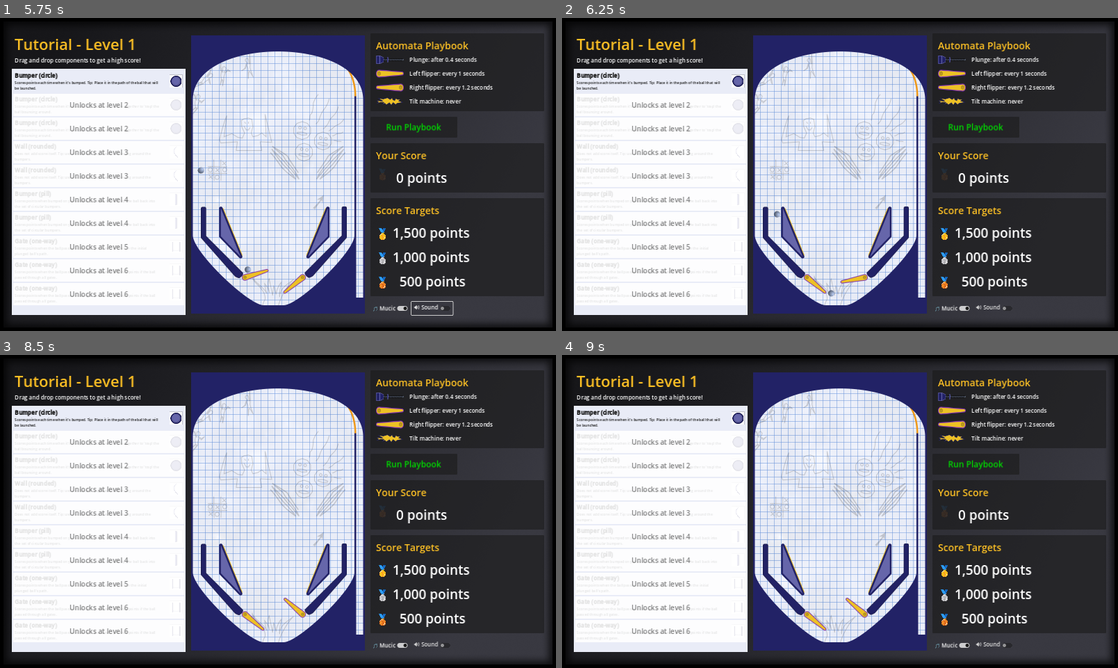
Above: before the commit, frames 1-4 (two rows, left to right).
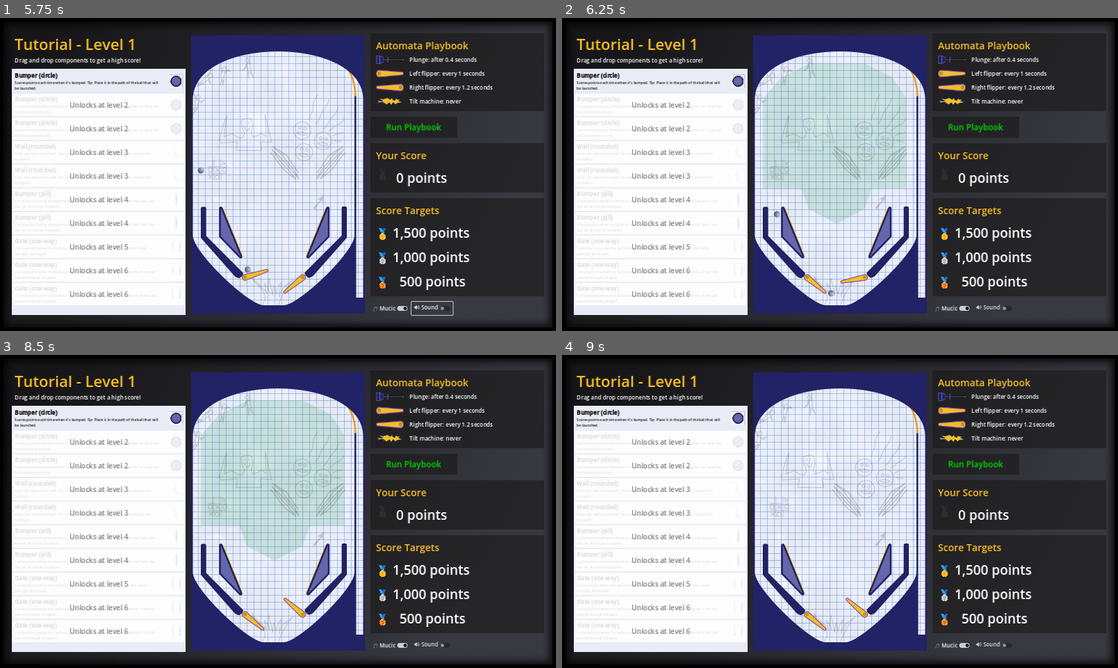
Above: after the commit, the same moments.

Repository: pincrediball/pincrediball
Game: Godot game, scene res://main.tscn
The game is run twice, just before and just after one commit, with the same random seed, the same clock (stepped at 60 frames per second) and the same inputs.
Inputs (mouse positions are in pixels of both pictures, inside the frame that each line leads up to):
- Up to frame 1 (5.75 s): click "Run Playbook" at 0.5 s; click "🎵 Mucic" at 1.25 s; click "Run Playbook" at 2 s; click "🎵 Mucic" at 2.75 s; click "Run Playbook" at 3.5 s; click "🎵 Mucic" at 4.25 s; click "🔊 Sound" at 5 s
- Up to frame 2 (6.25 s): drag from (840, 174) to (834, 312) at 5.77 s
- Up to frame 3 (8.5 s): drag from (166, 527) to (272, 649) at 6.52 s; move the mouse to (333, 442) at 7.27 s; click (333, 442) at 7.42 s; drag from (250, 574) to (350, 417) at 8.02 s
- Up to frame 4 (9 s): move the mouse to (1006, 558) at 8.77 s; click (1006, 558) at 8.92 s

Frame 1 is identical in both runs. In frame 2, 9.8% of the frame differs, in the area x 36-62%, y 14-66%; in frame 3, 10%; in frame 4, nothing differs.

Commit message:
Drag and drop of physics bodies

Diff:
--- a/src/game.tscn
+++ b/src/game.tscn
@@ -17,12 +17,14 @@
 font_color = Color(0.984314, 0.74902, 0.141176, 1)
 
 [node name="Game" type="Control"]
+process_mode = 3
 layout_mode = 3
 anchors_preset = 15
 anchor_right = 1.0
 anchor_bottom = 1.0
 grow_horizontal = 2
 grow_vertical = 2
+mouse_filter = 1
 script = ExtResource("1_hdvhs")
 metadata/_edit_horizontal_guides_ = []
 metadata/_edit_vertical_guides_ = [550.0, 1050.0]
@@ -137,7 +139,6 @@
 layout_mode = 2
 text = "🔊 Sound"
 
-[connection signal="gui_input" from="." to="." method="_on_gui_input"]
 [connection signal="button_up" from="RightSide/GridContainer/RunPlaybookButton" to="." method="_on_run_playbook_button_button_up"]
 [connection signal="toggled" from="RightSide/HBoxContainer/MusicCheckButton" to="." method="_on_music_check_button_toggled"]
 [connection signal="toggled" from="RightSide/HBoxContainer/SoundCheckButton" to="." method="_on_sound_check_button_toggled"]
--- a/src/game/game_store.gd
+++ b/src/game/game_store.gd
@@ -1,6 +1,9 @@
 extends Node
 
 @export var drag_data: Dictionary
+
+@export var is_dragging: bool:
+	get: return drag_data.size() > 0
 
 @export var currentLevel: int = 1:
 	get:
--- a/src/game/tutorial/bumper_circle.gd
+++ b/src/game/tutorial/bumper_circle.gd
@@ -1,4 +1,6 @@
 extends StaticBody2D
+
+signal move_by_player_ended(node: Node2D)
 
 const BASE_SCORE = 25
 const sounds = [
@@ -15,3 +17,22 @@
 	var impulse = direction * 1000
 	ball.apply_impulse(impulse)
 	Scoring.add_score(BASE_SCORE)
+
+var selected := false
+var previous_position: Vector2
+
+func _physics_process(delta):
+	if selected:
+		global_position = lerp(global_position, get_global_mouse_position(), delta * 25)
+
+func _on_input_event(viewport: Node, event: InputEvent, shape_idx: int):
+	if event is InputEventMouseButton and event.button_index == MOUSE_BUTTON_LEFT:
+		if selected and not event.is_pressed():
+			selected = false
+			move_by_player_ended.emit(self)
+		if not selected and event.is_pressed():
+			selected = true
+			previous_position = global_position
+
+func move_to_last_known_position():
+	global_position = previous_position
--- a/src/game/tutorial/bumper_circle.tscn
+++ b/src/game/tutorial/bumper_circle.tscn
@@ -8,6 +8,8 @@
 radius = 19.0
 
 [node name="BumperCircle" type="StaticBody2D"]
+process_mode = 3
+input_pickable = true
 physics_material_override = ExtResource("1_7mnp0")
 script = ExtResource("1_cjumq")
 
@@ -19,3 +21,5 @@
 
 [node name="AudioStreamPlayer" type="AudioStreamPlayer" parent="."]
 bus = &"PinballSFX"
+
+[connection signal="input_event" from="." to="." method="_on_input_event"]
--- a/src/game/tutorial/machine.gd
+++ b/src/game/tutorial/machine.gd
@@ -48,6 +48,9 @@
 	ball.linear_velocity = ballPlungeVelocity
 	%MachineNode2D.add_child(ball)
 
+func is_in_allowed_area(at_position: Vector2):
+	return Geometry2D.is_point_in_polygon(at_position, %DropZonePolygon2D.polygon)
+
 func _on_drain_gutter_area_2d_body_entered(body):
 	if body.is_in_group("isBall"):
 		$AudioStreamPlayer.stream = soundsDrain[randi() % len(soundsDrain)]
@@ -64,21 +67,33 @@
 		ball.set_collision_mask_value(2, true)
 
 func _can_drop_data(at_position, data):
-	var is_in_allowed_area = Geometry2D.is_point_in_polygon(at_position, %DropZonePolygon2D.polygon)
-	return data.is_toolbox_item && is_in_allowed_area
+	return data.is_toolbox_item && is_in_allowed_area(at_position)
 
 func _drop_data(at_position, data):
 	var component = component_scenes[data.component_id].instantiate() as Node2D
 	component.position = at_position
-	%MachineNode2D.add_child(component)
+	component.move_by_player_ended.connect(on_move_by_player_ended)
+	%PlayerComponents.add_child(component)
 	%DropZonePolygon2D.visible = false
 	GameStore.clearDragData()
 
-func _on_mouse_entered():
-	if GameStore.drag_data.has("is_toolbox_item"):
-		%DropZonePolygon2D.visible = true
+func set_drop_zone_glow_enabled(is_enabled: bool):
+	%DropZonePolygon2D.visible = is_enabled
+	if is_enabled:
 		%DropZonePolygon2D/AnimationPlayer.seek(0)
 		%DropZonePolygon2D/AnimationPlayer.play("drop_zone_glow")
 
+func _on_mouse_entered():
+	if GameStore.is_dragging:
+		set_drop_zone_glow_enabled(true)
+
 func _on_mouse_exited():
-	%DropZonePolygon2D.visible = false
+	set_drop_zone_glow_enabled(false)
+
+func _on_gui_input(event):
+	if event is InputEventMouseButton and event.button_index == MOUSE_BUTTON_LEFT:
+		set_drop_zone_glow_enabled(event.is_pressed())
+
+func on_move_by_player_ended(node: Node2D):
+	if not is_in_allowed_area(node.position):
+		node.move_to_last_known_position()
--- a/src/game/tutorial/machine.tscn
+++ b/src/game/tutorial/machine.tscn
@@ -49,125 +49,134 @@
 
 [node name="SubViewport" type="SubViewport" parent="."]
 handle_input_locally = false
+physics_object_picking = true
 size = Vector2i(500, 800)
 render_target_update_mode = 4
 
 [node name="MachineNode2D" type="Node2D" parent="SubViewport"]
 unique_name_in_owner = true
 
-[node name="ColorRect" type="ColorRect" parent="SubViewport/MachineNode2D"]
+[node name="GameComponents" type="Node2D" parent="SubViewport/MachineNode2D"]
+process_mode = 1
+
+[node name="ColorRect" type="ColorRect" parent="SubViewport/MachineNode2D/GameComponents"]
 offset_right = 500.0
 offset_bottom = 800.0
 
-[node name="TextureRect" type="TextureRect" parent="SubViewport/MachineNode2D"]
+[node name="TextureRect" type="TextureRect" parent="SubViewport/MachineNode2D/GameComponents"]
 offset_right = 500.0
 offset_bottom = 800.0
 texture = ExtResource("2_jtvk6")
 stretch_mode = 1
 
-[node name="Sprite2D2" type="Sprite2D" parent="SubViewport/MachineNode2D"]
+[node name="Sprite2D2" type="Sprite2D" parent="SubViewport/MachineNode2D/GameComponents"]
 modulate = Color(1, 1, 1, 0.294118)
 scale = Vector2(0.5, 0.5)
 texture = ExtResource("3_0e6op")
 centered = false
 
-[node name="Sprite2D" type="Sprite2D" parent="SubViewport/MachineNode2D"]
+[node name="Sprite2D" type="Sprite2D" parent="SubViewport/MachineNode2D/GameComponents"]
 texture = ExtResource("4_5dxhy")
 centered = false
 
-[node name="Box" type="StaticBody2D" parent="SubViewport/MachineNode2D" groups=["isWall"]]
+[node name="Box" type="StaticBody2D" parent="SubViewport/MachineNode2D/GameComponents" groups=["isWall"]]
 z_index = 50
 physics_material_override = SubResource("PhysicsMaterial_bg44k")
 
-[node name="Sprite2D_Box" type="Sprite2D" parent="SubViewport/MachineNode2D/Box"]
+[node name="Sprite2D_Box" type="Sprite2D" parent="SubViewport/MachineNode2D/GameComponents/Box"]
 texture = ExtResource("5_addj0")
 centered = false
 
-[node name="Collisions_Top" type="CollisionPolygon2D" parent="SubViewport/MachineNode2D/Box"]
+[node name="Collisions_Top" type="CollisionPolygon2D" parent="SubViewport/MachineNode2D/GameComponents/Box"]
 position = Vector2(250, 400)
 polygon = PackedVector2Array(-245, -219, -243, -240, -235, -260, -221, -280, -200, -300, -169, -319, -150, -328, -130,  …(298 unchanged characters)…
 
-[node name="Collisions_Bottom" type="CollisionPolygon2D" parent="SubViewport/MachineNode2D/Box"]
+[node name="Collisions_Bottom" type="CollisionPolygon2D" parent="SubViewport/MachineNode2D/GameComponents/Box"]
 position = Vector2(250, 400)
 polygon = PackedVector2Array(-245, -60, -250, -60, -250, 400, 250, 400, 250, -60, 245, -60, 245, 354, 225, 354, 225, 18 …(292 unchanged characters)…
 
-[node name="DrainGutterArea2D" type="Area2D" parent="SubViewport/MachineNode2D"]
+[node name="DrainGutterArea2D" type="Area2D" parent="SubViewport/MachineNode2D/GameComponents"]
 
-[node name="CollisionShape2D" type="CollisionShape2D" parent="SubViewport/MachineNode2D/DrainGutterArea2D"]
+[node name="CollisionShape2D" type="CollisionShape2D" parent="SubViewport/MachineNode2D/GameComponents/DrainGutterArea2D"]
 position = Vector2(236, 794)
 shape = SubResource("RectangleShape2D_uvr46")
 
-[node name="LeftGuide" type="StaticBody2D" parent="SubViewport/MachineNode2D" groups=["isWall"]]
+[node name="LeftGuide" type="StaticBody2D" parent="SubViewport/MachineNode2D/GameComponents" groups=["isWall"]]
 
-[node name="Sprite2D_LeftGuide" type="Sprite2D" parent="SubViewport/MachineNode2D/LeftGuide"]
+[node name="Sprite2D_LeftGuide" type="Sprite2D" parent="SubViewport/MachineNode2D/GameComponents/LeftGuide"]
 position = Vector2(89.3, 595.2)
 texture = ExtResource("6_lvykr")
 
-[node name="Collisions_LeftGuide" type="CollisionPolygon2D" parent="SubViewport/MachineNode2D/LeftGuide"]
+[node name="Collisions_LeftGuide" type="CollisionPolygon2D" parent="SubViewport/MachineNode2D/GameComponents/LeftGuide"]
 position = Vector2(233.3, 384.2)
 polygon = PackedVector2Array(-190, 113.015, -190, 193, -84, 299, -84, 303, -88, 309, -94, 313, -100, 313, -107, 309, -205, 199, -205, 113, -204, 110, -202, 109, -197.3, 108.8, -193, 109, -191, 110)
 
-[node name="RightGuide" type="StaticBody2D" parent="SubViewport/MachineNode2D" groups=["isWall"]]
+[node name="RightGuide" type="StaticBody2D" parent="SubViewport/MachineNode2D/GameComponents" groups=["isWall"]]
 position = Vector2(475, 0)
 rotation = -3.14159
 scale = Vector2(1, -1)
 
-[node name="Sprite2D_LeftGuide" type="Sprite2D" parent="SubViewport/MachineNode2D/RightGuide"]
+[node name="Sprite2D_LeftGuide" type="Sprite2D" parent="SubViewport/MachineNode2D/GameComponents/RightGuide"]
 position = Vector2(87.7, 594.2)
 texture = ExtResource("6_lvykr")
 
-[node name="Collisions_LeftGuide" type="CollisionPolygon2D" parent="SubViewport/MachineNode2D/RightGuide"]
+[node name="Collisions_LeftGuide" type="CollisionPolygon2D" parent="SubViewport/MachineNode2D/GameComponents/RightGuide"]
 position = Vector2(231.7, 383.2)
 polygon = PackedVector2Array(-190, 113.015, -190, 193, -84, 299, -84, 303, -88, 309, -94, 313, -100, 313, -107, 309, -205, 199, -205, 113, -204, 110, -202, 109, -196.7, 108.8, -193, 109, -191, 110)
 
-[node name="PlungerGate" type="StaticBody2D" parent="SubViewport/MachineNode2D"]
+[node name="PlungerGate" type="StaticBody2D" parent="SubViewport/MachineNode2D/GameComponents"]
 position = Vector2(457, 129)
 collision_layer = 2
 
-[node name="Sprite2D" type="Sprite2D" parent="SubViewport/MachineNode2D/PlungerGate"]
+[node name="Sprite2D" type="Sprite2D" parent="SubViewport/MachineNode2D/GameComponents/PlungerGate"]
 z_index = 40
 position = Vector2(1, 3)
 texture = ExtResource("7_tk6d3")
 
-[node name="CollisionPolygon2D" type="CollisionPolygon2D" parent="SubViewport/MachineNode2D/PlungerGate"]
+[node name="CollisionPolygon2D" type="CollisionPolygon2D" parent="SubViewport/MachineNode2D/GameComponents/PlungerGate"]
 polygon = PackedVector2Array(13, 46, 18, 46, 17, 31, 14, 11, 8, -9, -3, -36, -13, -33, -7, -29, -1, -19, 4, -8, 7, 1, 10, 12, 12, 22, 13, 32)
 
-[node name="PlungerArea2D" type="Area2D" parent="SubViewport/MachineNode2D"]
+[node name="PlungerArea2D" type="Area2D" parent="SubViewport/MachineNode2D/GameComponents"]
 position = Vector2(457, 129)
 
-[node name="CollisionPolygon2D" type="CollisionPolygon2D" parent="SubViewport/MachineNode2D/PlungerArea2D"]
+[node name="CollisionPolygon2D" type="CollisionPolygon2D" parent="SubViewport/MachineNode2D/GameComponents/PlungerArea2D"]
 polygon = PackedVector2Array(13, 46, 18, 46, 17, 31, 14, 11, 8, -9, -3, -36, -13, -33, -7, -29, -1, -19, 4, -8, 7, 1, 10, 12, 12, 22, 13, 32)
 
-[node name="FlipperLeft" parent="SubViewport/MachineNode2D" instance=ExtResource("4_6pi0p")]
+[node name="FlipperLeft" parent="SubViewport/MachineNode2D/GameComponents" instance=ExtResource("4_6pi0p")]
 unique_name_in_owner = true
 position = Vector2(155, 696)
 
-[node name="FlipperRight" parent="SubViewport/MachineNode2D" instance=ExtResource("4_6pi0p")]
+[node name="FlipperRight" parent="SubViewport/MachineNode2D/GameComponents" instance=ExtResource("4_6pi0p")]
 unique_name_in_owner = true
 position = Vector2(321, 696)
 rotation = -3.14159
 scale = Vector2(1, -1)
 
-[node name="SlingLeft" parent="SubViewport/MachineNode2D" instance=ExtResource("8_hrvvv")]
+[node name="SlingLeft" parent="SubViewport/MachineNode2D/GameComponents" instance=ExtResource("8_hrvvv")]
 position = Vector2(114, 567)
 
-[node name="SlingRight" parent="SubViewport/MachineNode2D" instance=ExtResource("8_hrvvv")]
+[node name="SlingRight" parent="SubViewport/MachineNode2D/GameComponents" instance=ExtResource("8_hrvvv")]
 position = Vector2(365, 567)
 rotation = -3.14159
 scale = Vector2(1, -1)
 
-[node name="DropZonePolygon2D" type="Polygon2D" parent="SubViewport/MachineNode2D"]
+[node name="DropZonePolygon2D" type="Polygon2D" parent="SubViewport/MachineNode2D/GameComponents"]
 unique_name_in_owner = true
 color = Color(0, 0.541176, 0.188235, 0.172549)
 polygon = PackedVector2Array(241, 81, 161, 81, 81, 121, 28, 181, 28, 441, 140, 441, 160, 500, 240, 541, 320, 500, 341, 441, 441, 440, 441, 180, 400, 120, 320, 80)
 
-[node name="AnimationPlayer" type="AnimationPlayer" parent="SubViewport/MachineNode2D/DropZonePolygon2D"]
+[node name="AnimationPlayer" type="AnimationPlayer" parent="SubViewport/MachineNode2D/GameComponents/DropZonePolygon2D"]
 process_mode = 3
 libraries = {
 "": SubResource("AnimationLibrary_bu2oj")
 }
 
+[node name="PlayerComponents" type="Node2D" parent="SubViewport/MachineNode2D"]
+unique_name_in_owner = true
+process_mode = 3
+
+[connection signal="gui_input" from="." to="." method="_on_gui_input"]
 [connection signal="mouse_entered" from="." to="." method="_on_mouse_entered"]
 [connection signal="mouse_exited" from="." to="." method="_on_mouse_exited"]
-[connection signal="body_entered" from="SubViewport/MachineNode2D/DrainGutterArea2D" to="." method="_on_drain_gutter_area_2d_body_entered"]
-[connection signal="body_exited" from="SubViewport/MachineNode2D/PlungerArea2D" to="." method="_on_plunger_area_2d_body_exited"]
+[connection signal="body_entered" from="SubViewport/MachineNode2D/GameComponents/DrainGutterArea2D" to="." method="_on_drain_gutter_area_2d_body_entered"]
+[connection signal="body_exited" from="SubViewport/MachineNode2D/GameComponents/PlungerArea2D" to="." method="_on_plunger_area_2d_body_exited"]
--- a/src/main.tscn
+++ b/src/main.tscn
@@ -9,7 +9,9 @@
 [node name="Game" parent="." instance=ExtResource("4_npa4v")]
 
 [node name="Menu" parent="." instance=ExtResource("1_6nel3")]
+process_mode = 3
 visible = false
 
 [node name="Splash" parent="." instance=ExtResource("1_pbgtx")]
+process_mode = 3
 visible = false
